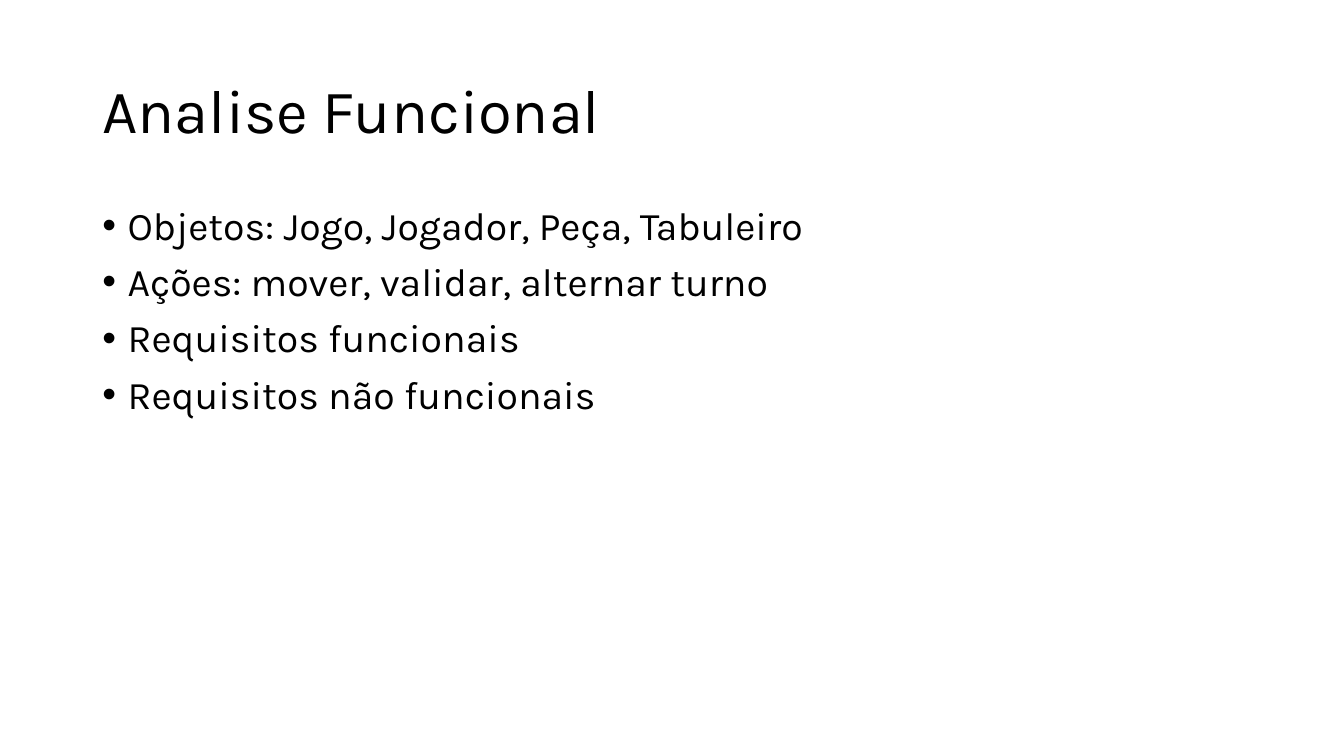
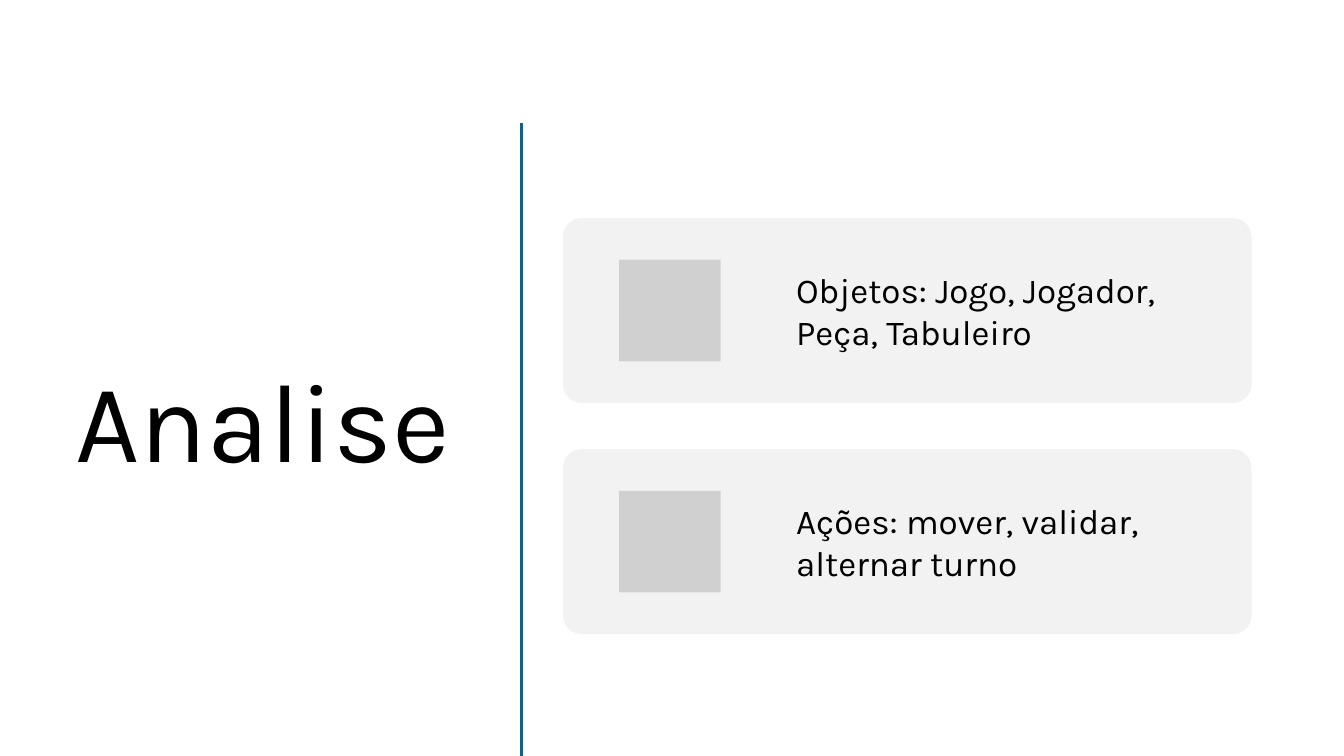
Before and after one commit to patorishia/Mu-Torere, a slide deck: slide 6 of Presentation.pptx. Drawn at 1344x756 pixels with LibreOffice and Linux fonts; fonts in the diff are those of the drawing; grey boxes stand for pictures. Boxes give left, top, right and bottom in pixels: in the first picture for what was removed or moved away, otherwise in the second. Text is boxed around its words. In the diff, an @@ line names an element or a change of style, - is before the commit and + after.

```diff
--- a/Presentation.pptx
+++ b/Presentation.pptx
@@ line added from (521, 125) to (521, 755), #E97132 2 pt @@
@@ text removed at bbox=[128, 213, 803, 419] @@
-• Objetos: Jogo, Jogador, Peça, Tabuleiro
-• Ações: mover, validar, alternar turno
-• Requisitos funcionais
-• Requisitos não funcionais
@@ title at bbox=[76, 385, 450, 464]: text changed; size 44 to 80 pt @@
-Analise Funcional
+Analise
@@ group added at bbox=[564, 218, 1252, 634]: 2 rounded rectangles, 2 pictures, 2 texts @@
+Objetos: Jogo, Jogador, Peça, Tabuleiro
+Ações: mover, validar, alternar turno
```
Also in this commit, not shown: 1 other slide changed, 4 slides added, 1 slide removed.
